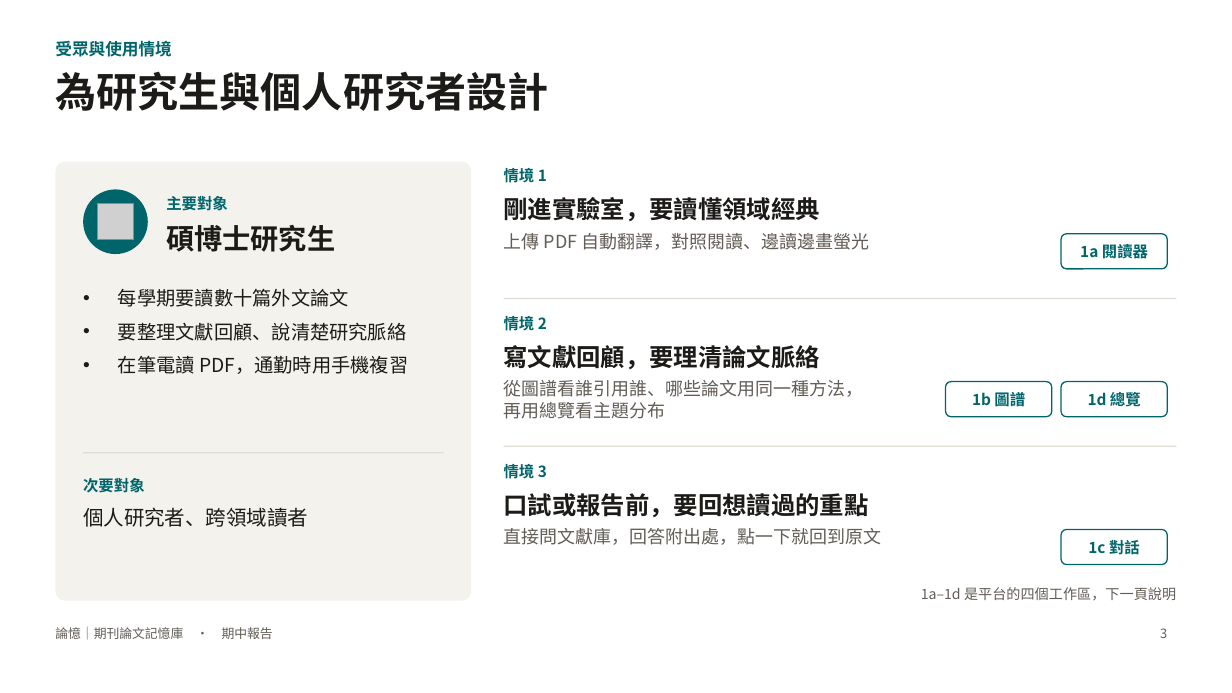
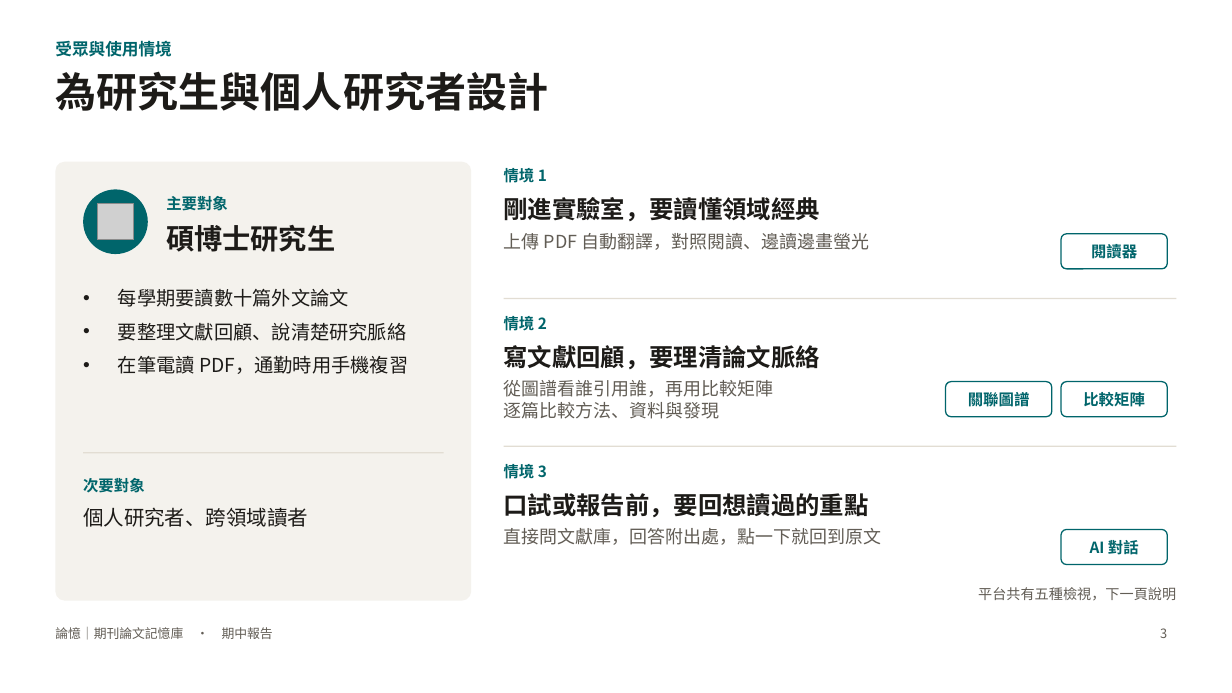
Before and after one commit to charleslin2003-prog/Journal-Article-Memory-Tool, a slide deck: slide 3 of docs/期中報告_論憶.pptx. Drawn at 1232x693 pixels with LibreOffice and Linux fonts; fonts in the diff are those of the drawing; grey boxes stand for pictures. Boxes give left, top, right and bottom in pixels: in the first picture for what was removed or moved away, otherwise in the second. Text is boxed around its words. In the diff, an @@ line names an element or a change of style, - is before the commit and + after.

```diff
--- a/docs/期中報告_論憶.pptx
+++ b/docs/期中報告_論憶.pptx
@@ text at box(1091, 242, 1137, 262): text changed @@
-1a 閱讀器
+閱讀器
@@ text at box(504, 380, 774, 419): text changed @@
-從圖譜看誰引用誰、哪些論文用同一種方法，
-再用總覽看主題分布
+從圖譜看誰引用誰，再用比較矩陣
+逐篇比較方法、資料與發現
@@ text at box(968, 389, 1030, 409): text changed @@
-1b 圖譜
+關聯圖譜
@@ text at box(1083, 392, 1145, 407): text changed @@
-1d 總覽
+比較矩陣
@@ text at box(1090, 537, 1139, 557): text changed @@
-1c 對話
+AI 對話
@@ text at box(978, 587, 1176, 601): text changed @@
-1a–1d 是平台的四個工作區，下一頁說明
+平台共有五種檢視，下一頁說明
```
Also in this commit, not shown: 13 other slides changed, 1 slide added, 1 slide removed, 17 other files.
